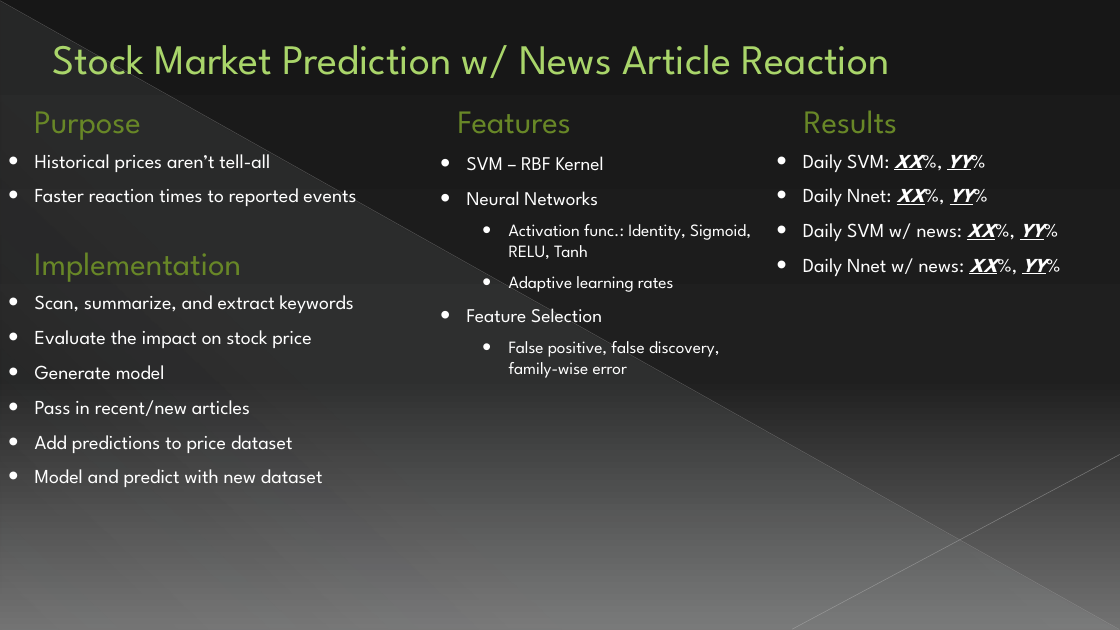
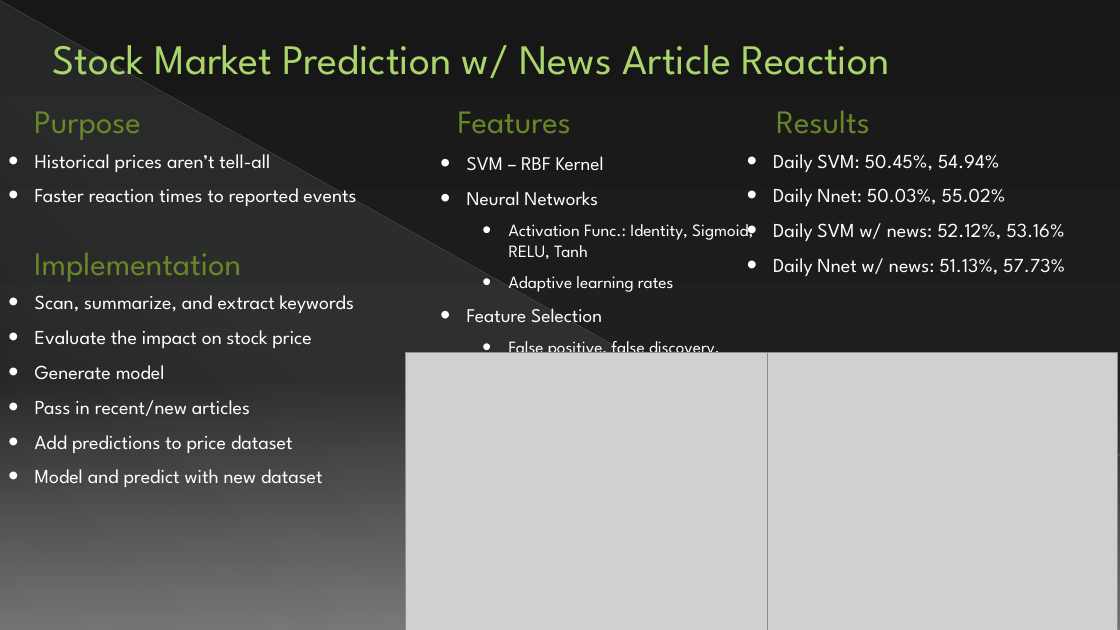
Before and after one commit to Rcloutier778/MI_Stock_Market, a slide deck: slide 1 of Cloutier Presentation.pptx. Drawn at 1120x630 pixels with LibreOffice and Linux fonts; fonts in the diff are those of the drawing; grey boxes stand for pictures. Boxes give left, top, right and bottom in pixels: in the first picture for what was removed or moved away, otherwise in the second. Text is boxed around its words. In the diff, an @@ line names an element or a change of style, - is before the commit and + after.

Commit message:
Found optimal parameters for SVM and neural net. Debugged news article stuff.

```diff
--- a/Cloutier Presentation.pptx
+++ b/Cloutier Presentation.pptx
@@ text "Results": place and size @@
-text "Results" at <box>804,110,898,133</box>
+text "Results" at <box>776,110,870,133</box>
@@ text at <box>773,154,1065,276</box>: text changed @@
-• Daily SVM: XX%, YY%
-• Daily Nnet: XX%, YY%
-• Daily SVM w/ news: XX%, YY%
-• Daily Nnet w/ news: XX%, YY%
+• Daily SVM: 50.45%, 54.94%
+• Daily Nnet: 50.03%, 55.02%
+• Daily SVM w/ news: 52.12%, 53.16%
+• Daily Nnet w/ news: 51.13%, 57.73%
@@ text at <box>509,224,753,259</box>: text changed @@
-  • Activation func.: Identity, Sigmoid, RELU, Tanh
+  • Activation Func.: Identity, Sigmoid, RELU, Tanh
@@ picture added at <box>406,353,769,630</box> @@
@@ picture added at <box>768,353,1118,630</box> @@
```
Also in this commit, not shown: 5 other files.
